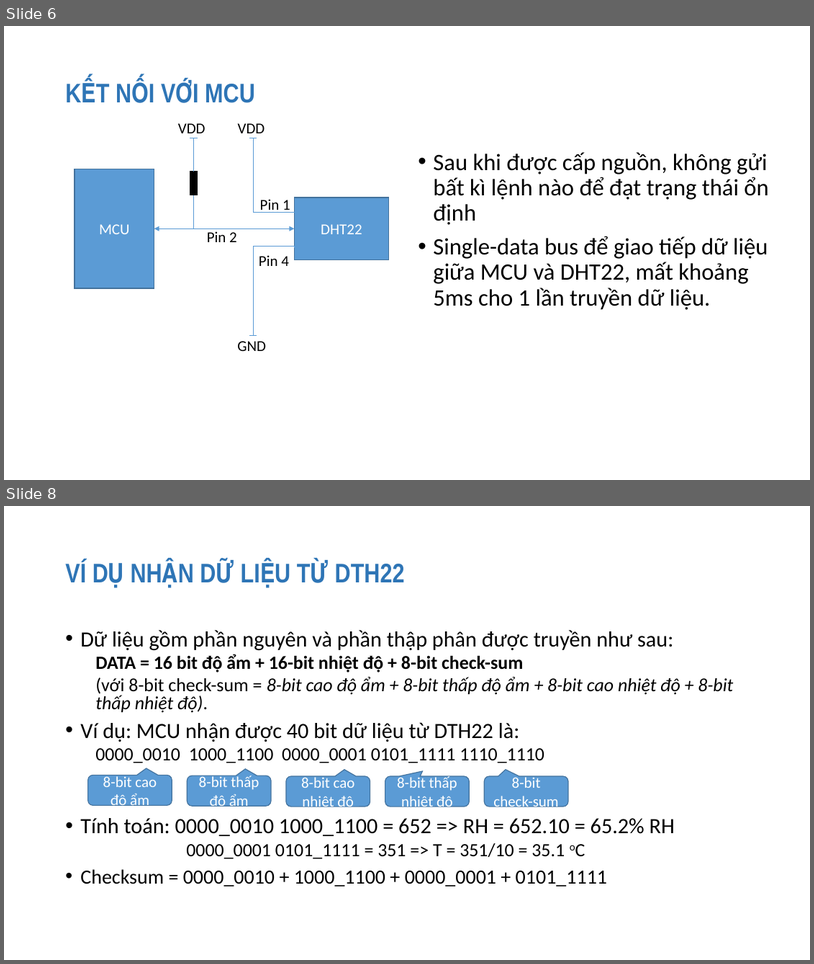
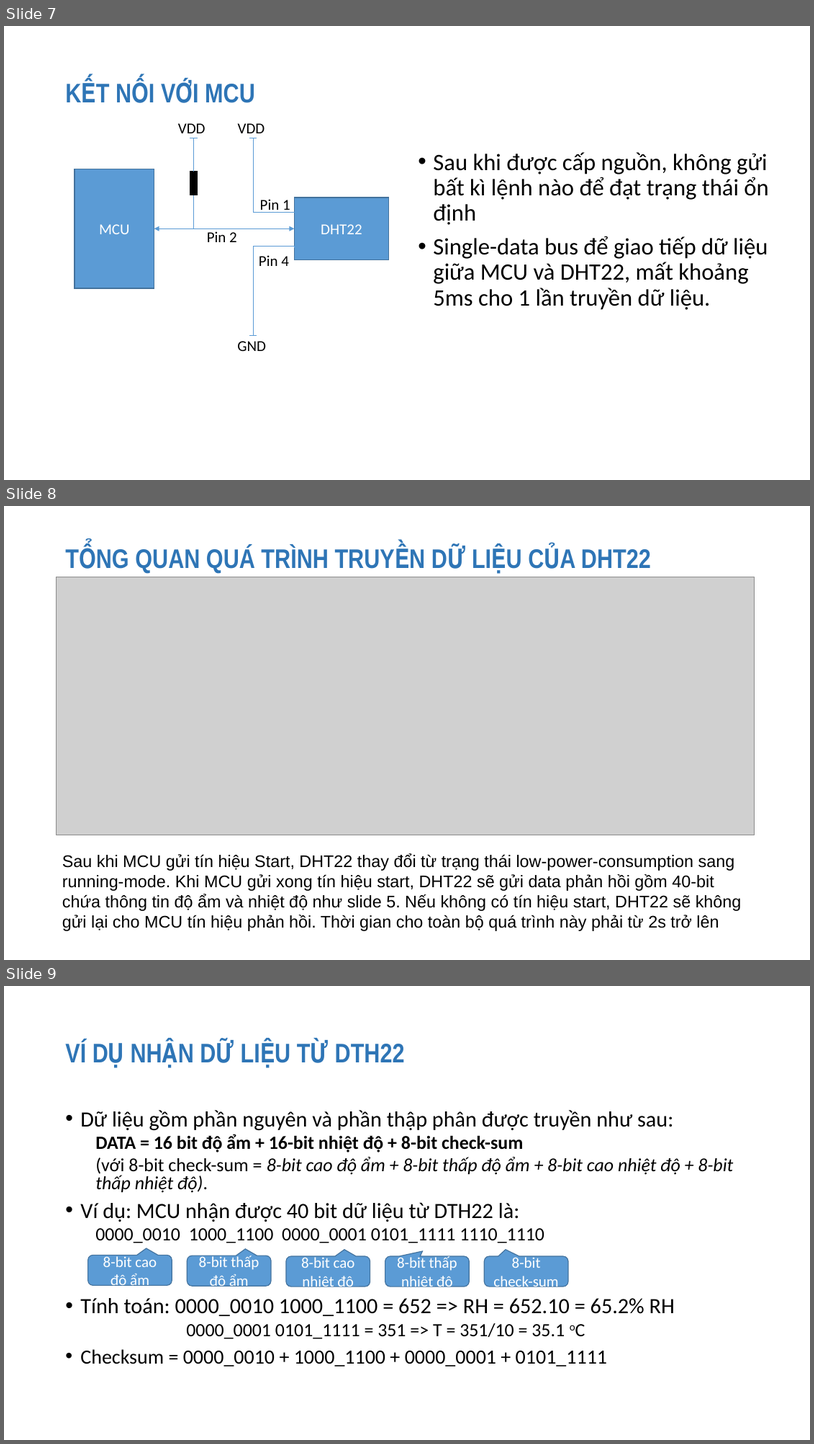
Before and after one commit to tearpolaris/Thesis, a slide deck: Slide/Connetc_IOT.pptx. Shown one above the other, each under a label of ours: slides 6 and 8 before the commit, slides 7, 8 and 9 after it; the slides between them are not shown. The pictures are 814x964 and 814x1444 pixels, drawn with LibreOffice and Linux fonts; fonts in the diff are those of the drawing; grey boxes stand for pictures. Boxes give left, top, right and bottom in pixels: in the first picture for what was removed or moved away, otherwise in the second. Text is boxed around its words. In the diff, an @@ line names an element or a change of style, - is before the commit and + after.

```diff
--- a/Slide/Connetc_IOT.pptx
+++ b/Slide/Connetc_IOT.pptx
@@ slide 8 added at (4,506,810,960), background #FFFFFF @@
@@ title added at (135,546,651,573), 32 pt, text #2E75B6, bold @@
+TỔNG QUAN QUÁ TRÌNH TRUYỀN DỮ LIỆU CỦA DHT22
@@ picture added at (56,577,755,835) @@
@@ text added at (62,853,742,931), 20 pt, text #000000 @@
+Sau khi MCU gửi tín hiệu Start, DHT22 thay đổi từ trạng thái low-power-consumption sang running-mode. Khi MCU gửi xong tín hiệu start, DHT22 sẽ gửi data phản hồi gồm 40-bit chứa thông tin độ ẩm và nhiệt độ như slide 5. Nếu không có tín hiệu start, DHT22 sẽ không gửi lại cho MCU tín hiệu phản hồi. Thời gian cho toàn bộ quá trình này phải từ 2s trở lên
@@ what was slide 6 is now slide 7 @@
@@ what was slide 8 is now slide 9 @@
```
Also in this commit, not shown: 1 slide changed, 5 other slides added, 1 slide removed, 1 other file.
